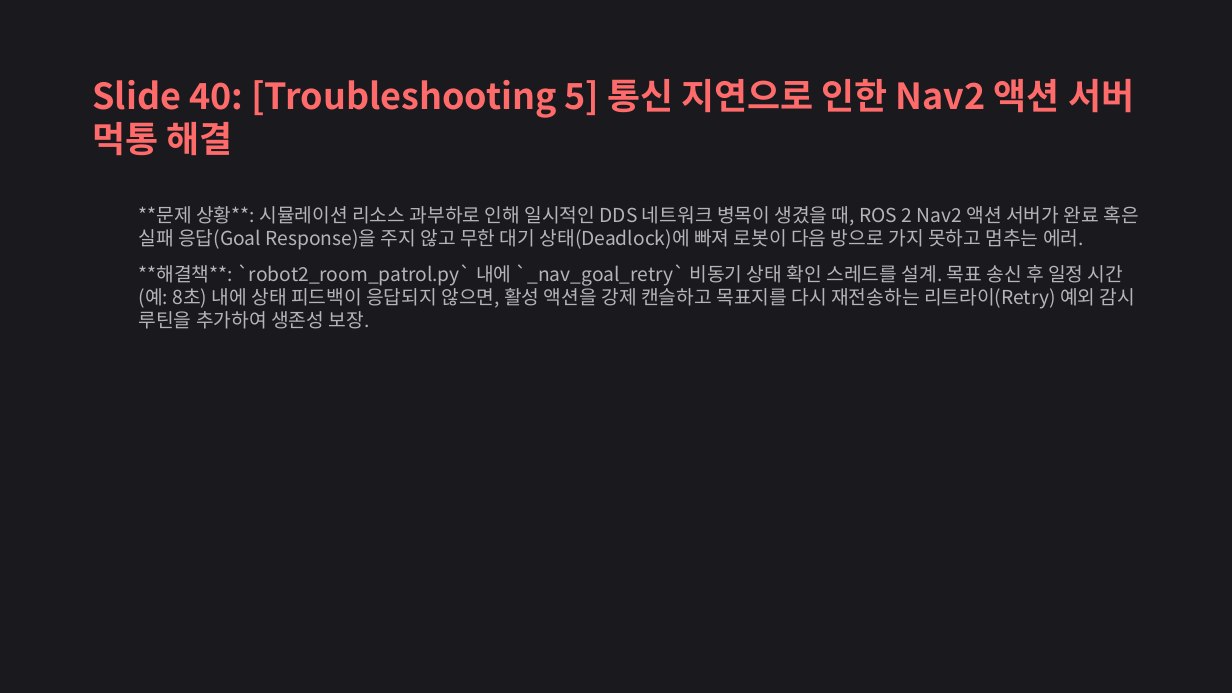
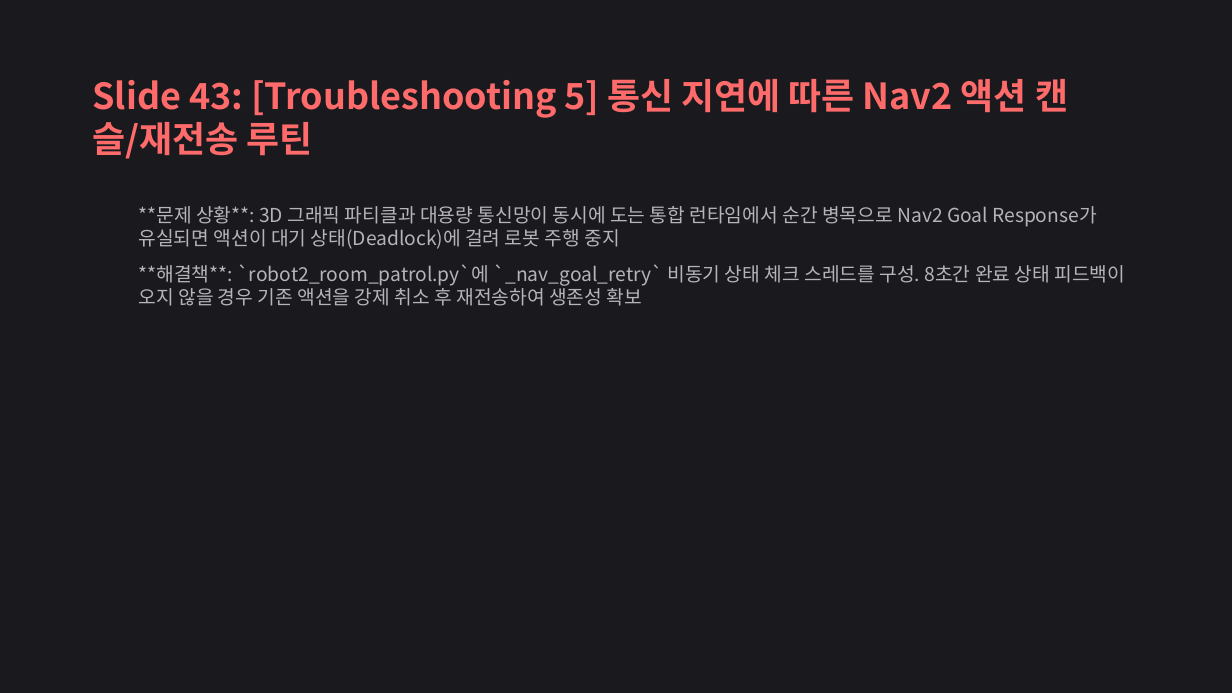
Before and after one commit to yoonseonjae/hot-spot_isaac_sim, a slide deck: slide 43 of docs/Cobot_Fire_Sim_Presentation.pptx (slide 40 before the commit). Drawn at 1232x693 pixels with LibreOffice and Linux fonts; fonts in the diff are those of the drawing. Boxes give left, top, right and bottom in pixels: in the first picture for what was removed or moved away, otherwise in the second. Text is boxed around its words. In the diff, an @@ line names an element or a change of style, - is before the commit and + after.

Commit message:
docs: run_stage5.sh 런타임 단계별 시퀀스로 발표 슬라이드 및 파워포인트 전면 개편

```diff
--- a/docs/Cobot_Fire_Sim_Presentation.pptx
+++ b/docs/Cobot_Fire_Sim_Presentation.pptx
@@ text at bbox=[92, 79, 1068, 159]: text changed @@
-Slide 40: [Troubleshooting 5] 통신 지연으로 인한 Nav2 액션 서버 먹통 해결
+Slide 43: [Troubleshooting 5] 통신 지연에 따른 Nav2 액션 캔슬/재전송 루틴
@@ text at bbox=[139, 206, 1126, 306]: text changed @@
-  **문제 상황**: 시뮬레이션 리소스 과부하로 인해 일시적인 DDS 네트워크 병목이 생겼을 때, ROS 2 Nav2 액션 서버가 완료 혹은 실패 응답(Goal Response)을 주지 않고 무한 대기 상태(Deadlock)에 빠져 로봇이 다음 방으로 가지 못하고 멈추는 에러.
-  **해결책**: `robot2_room_patrol.py` 내에 `_nav_goal_retry` 비동기 상태 확인 스레드를 설계. 목표 송신 후 일정 시간(예: 8초) 내에 상태 피드백이 응답되지 않으면, 활성 액션을 강제 캔슬하고 목표지를 다시 재전송하는 리트라이(Retry) 예외 감시 루틴을 추가하여 생존성 보장.
+  **문제 상황**: 3D 그래픽 파티클과 대용량 통신망이 동시에 도는 통합 런타임에서 순간 병목으로 Nav2 Goal Response가 유실되면 액션이 대기 상태(Deadlock)에 걸려 로봇 주행 중지
+  **해결책**: `robot2_room_patrol.py`에 `_nav_goal_retry` 비동기 상태 체크 스레드를 구성. 8초간 완료 상태 피드백이 오지 않을 경우 기존 액션을 강제 취소 후 재전송하여 생존성 확보
```
Also in this commit, not shown: 26 other slides changed, 4 slides added, 1 slide removed, 1 other file.
